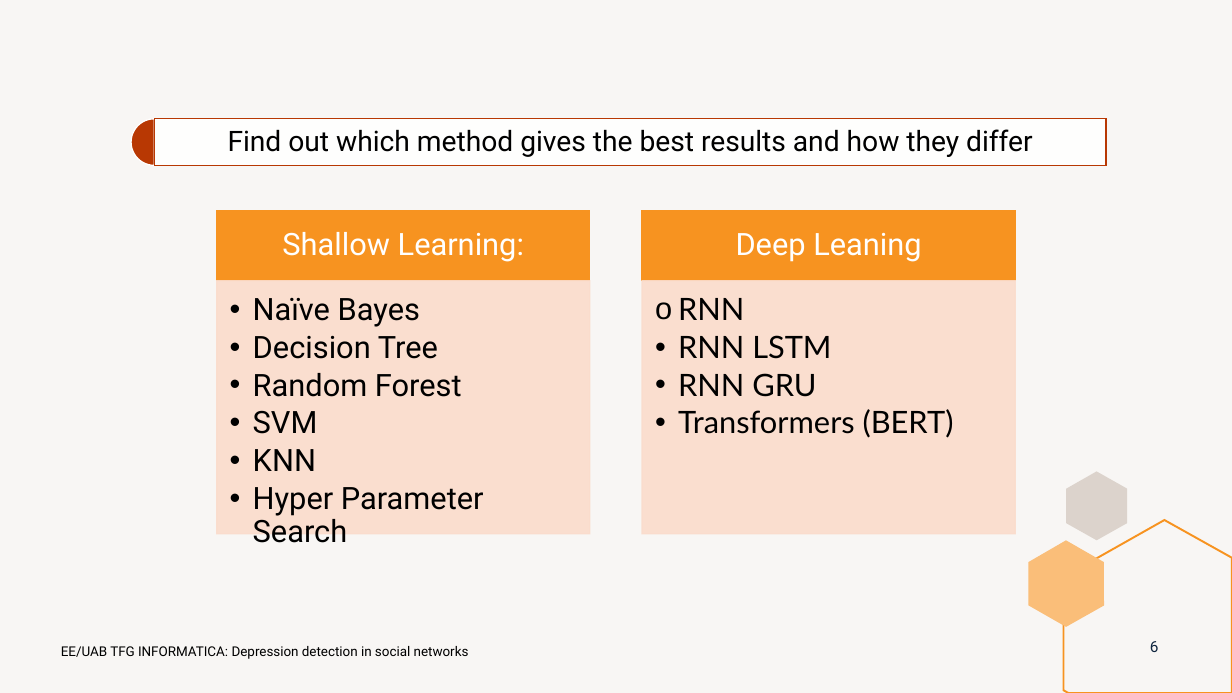
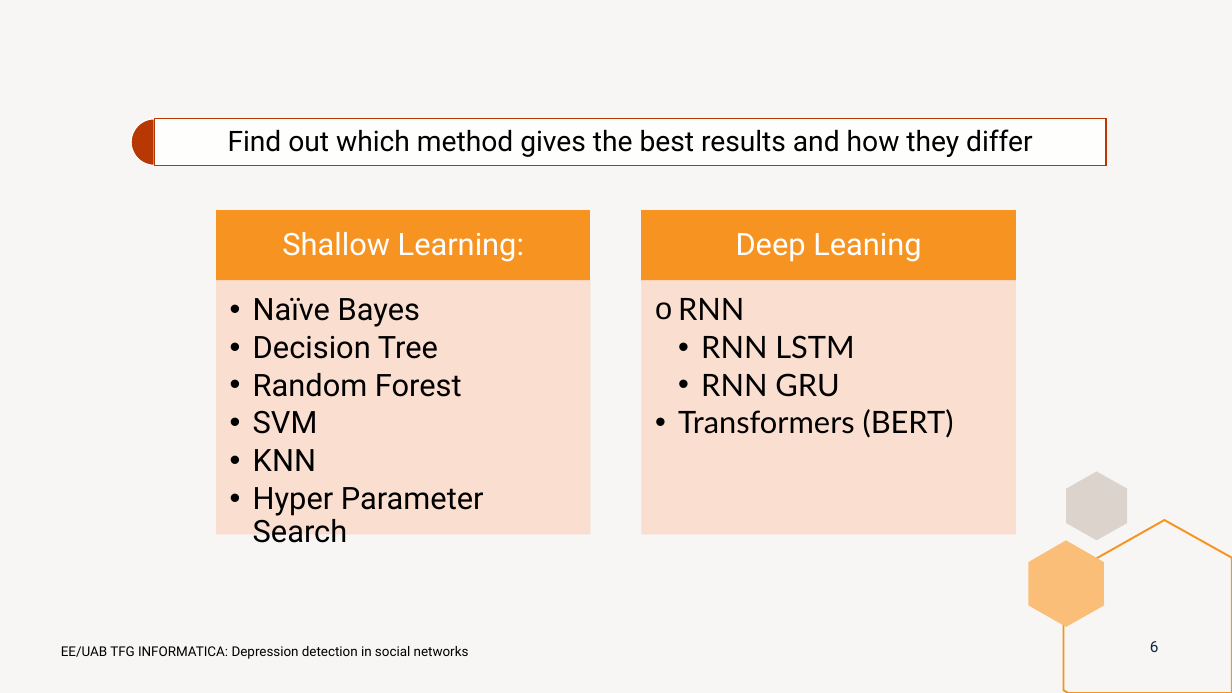
Before and after one commit to marti1999/TFG, a slide deck: slide 6 of informes/presentation.pptx. Drawn at 1232x693 pixels with LibreOffice and Linux fonts; fonts in the diff are those of the drawing. Boxes give left, top, right and bottom in pixels: in the first picture for what was removed or moved away, otherwise in the second. Text is boxed around its words. In the diff, an @@ line names an element or a change of style, - is before the commit and + after.

```diff
--- a/informes/presentation.pptx
+++ b/informes/presentation.pptx
@@ text at [701, 335, 854, 397]: list level 2 to 3 in "RNN LSTM"; list level 2 to 3 in "RNN GRU" @@
```
Also in this commit, not shown: 4 other slides changed, 1 other file.
